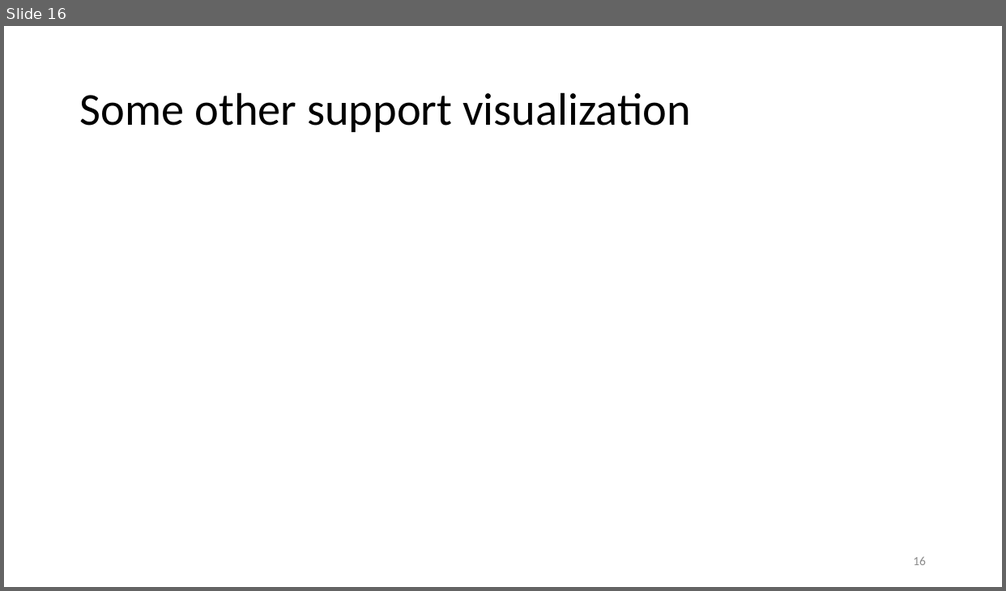
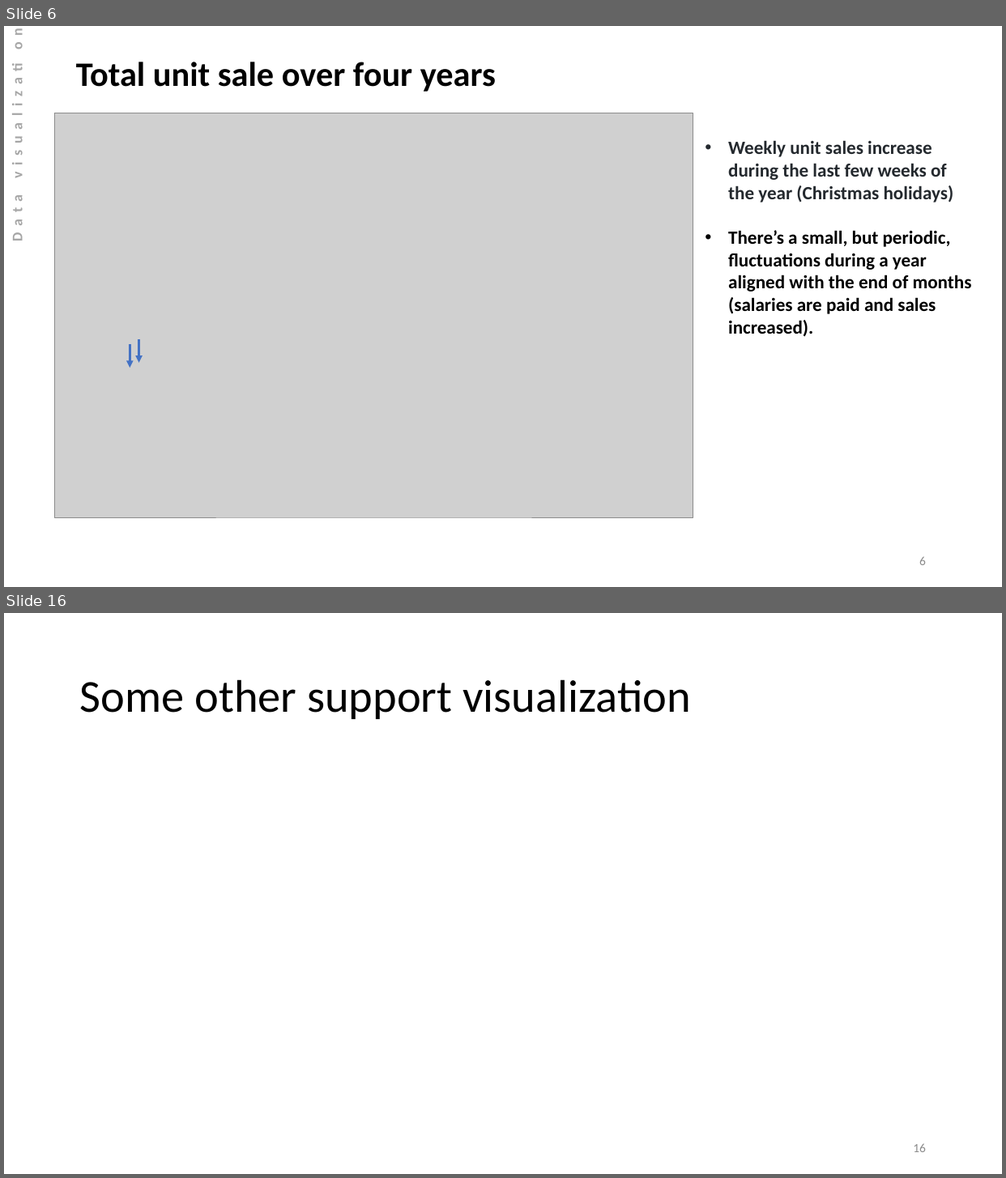
Before and after one commit to Masoud-Ghodrati/cl_test, a slide deck: visualizations_and_ppt/cl_test_presentation.pptx. Shown one above the other, each under a label of ours: slide 16 before the commit, slides 6 and 16 after it; the slides between them are not shown. The pictures are 1006x591 and 1006x1178 pixels, drawn with LibreOffice and Linux fonts; fonts in the diff are those of the drawing; grey boxes stand for pictures. Boxes give left, top, right and bottom in pixels: in the first picture for what was removed or moved away, otherwise in the second. Text is boxed around its words. In the diff, an @@ line names an element or a change of style, - is before the commit and + after.

```diff
--- a/visualizations_and_ppt/cl_test_presentation.pptx
+++ b/visualizations_and_ppt/cl_test_presentation.pptx
@@ slide 6 added at bbox=[4, 26, 1002, 587], background #FFFFFF @@
@@ text added at bbox=[4, 26, 29, 260], 14 pt, text #A6A6A6, bold @@
+Data visualization
@@ text added at bbox=[76, 62, 496, 92], 33 pt, text #000000, bold @@
+Total unit sale over four years
@@ picture added at bbox=[55, 113, 693, 518] @@
@@ text added at bbox=[728, 140, 972, 337], 18 pt, text #000000, bold @@
+• Weekly unit sales increase during the last few weeks of the year (Christmas holidays)
+• There’s a small, but periodic, fluctuations during a year aligned with the end of months (salaries are paid and sales increased).
@@ arrow added from (138, 339) to (138, 363), #4472C4 2.25 pt @@
@@ arrow added from (130, 344) to (130, 368), #4472C4 2.25 pt @@
@@ page number added at bbox=[919, 557, 926, 565], 12 pt, text #8C8C8C @@
+6
```
Also in this commit, not shown: 12 slides changed, 4 other slides added, 3 slides removed.
